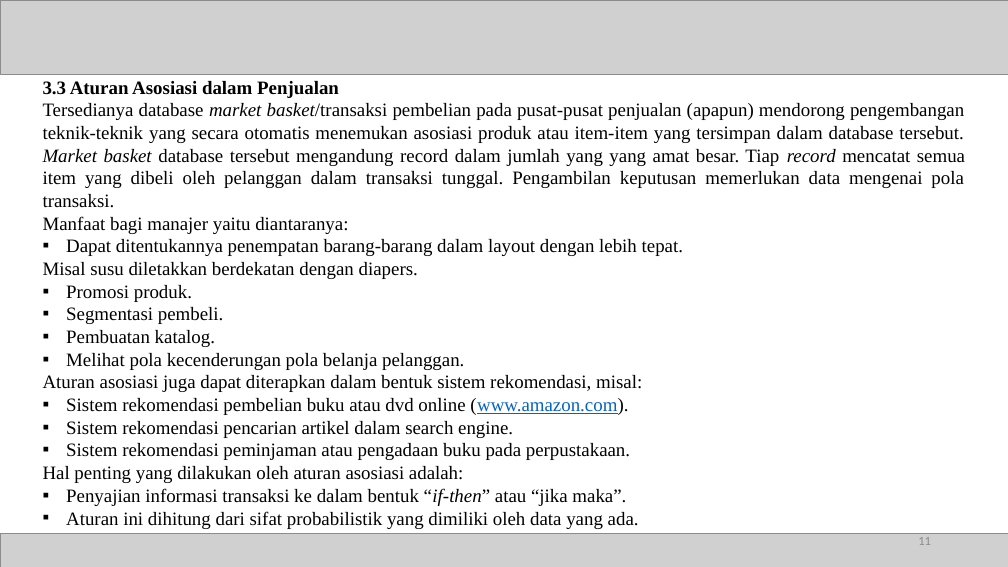
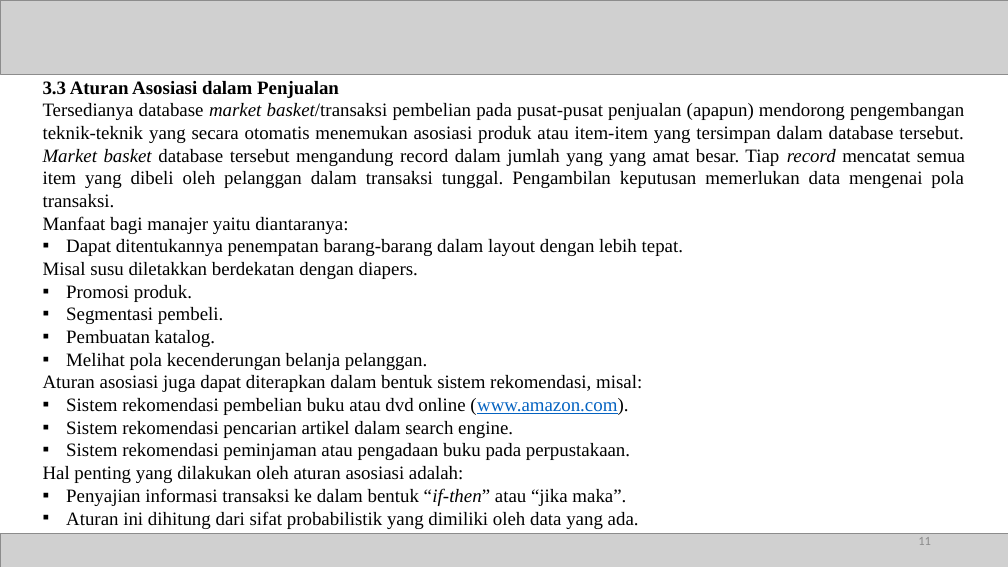
Before and after one commit to Hendro10/UAS_MACHINE_LEARNING_NIM-200401072103_NAMA_HENDRO_GUNAWAN_KELAS_IT-501, a slide deck: slide 11 of UAS_MACHINE_LEARNING_NIM_200401072103_NAMA_HENDRO_GUNAWAN_KELAS_IT-501.pptx. Drawn at 1008x567 pixels with LibreOffice and Linux fonts; fonts in the diff are those of the drawing; grey boxes stand for pictures. Boxes give left, top, right and bottom in pixels: in the first picture for what was removed or moved away, otherwise in the second. Text is boxed around its words. In the diff, an @@ line names an element or a change of style, - is before the commit and + after.

```diff
--- a/UAS_MACHINE_LEARNING_NIM_200401072103_NAMA_HENDRO_GUNAWAN_KELAS_IT-501.pptx
+++ b/UAS_MACHINE_LEARNING_NIM_200401072103_NAMA_HENDRO_GUNAWAN_KELAS_IT-501.pptx
@@ text at (66,353,427,370): text changed @@
-▪ Melihat pola kecenderungan pola belanja pelanggan.
+▪ Melihat pola kecenderungan belanja pelanggan.
```
